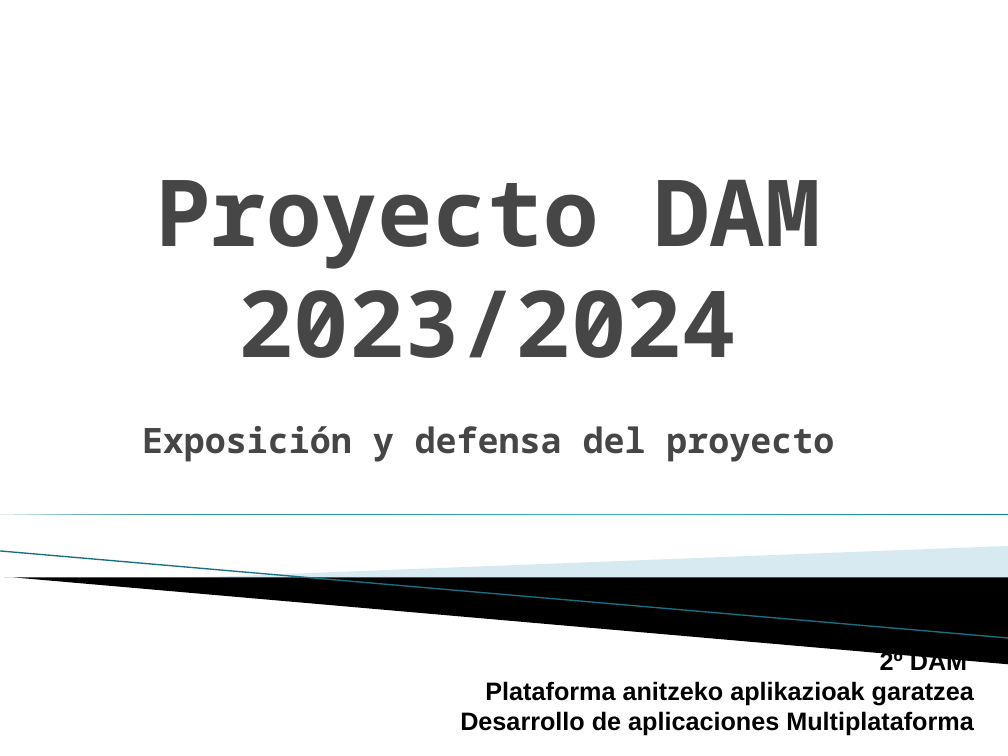
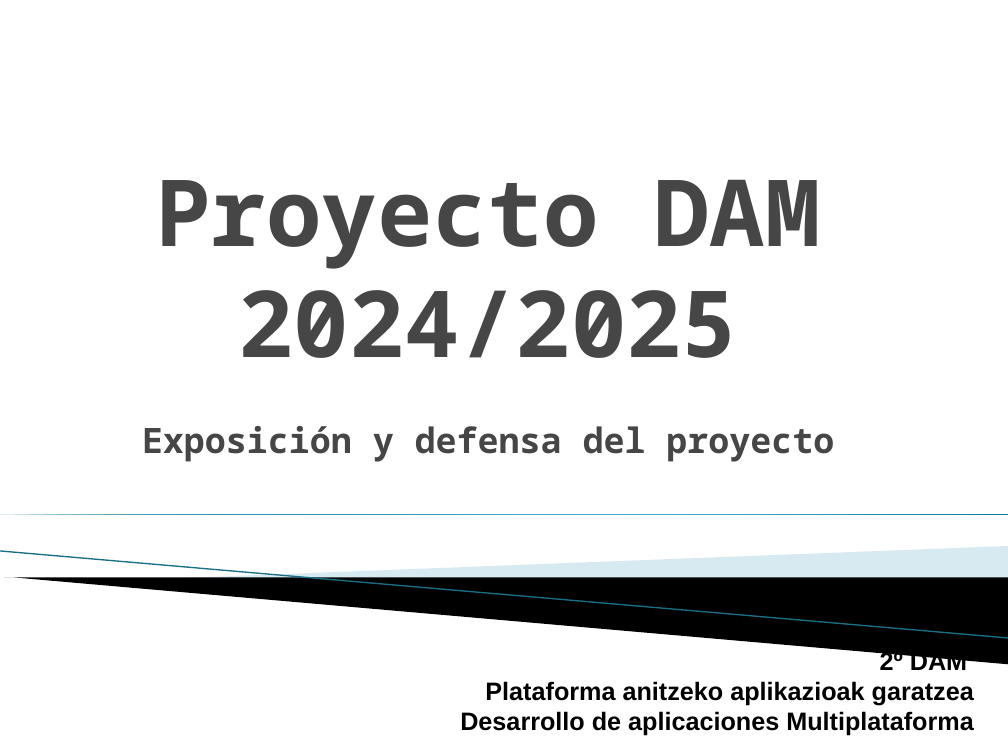
Before and after one commit to borjasaizbustamante/Proyecto-2DAM, a slide deck: slide 1 of Temario/UD04-Defensa del proyecto - Detalles.pptx. Drawn at 1008x756 pixels with LibreOffice and Linux fonts; fonts in the diff are those of the drawing; background and template pictures are left out. Boxes give left, top, right and bottom in pixels: in the first picture for what was removed or moved away, otherwise in the second. Text is boxed around its words. In the diff, an @@ line names an element or a change of style, - is before the commit and + after.

```diff
--- a/Temario/UD04-Defensa del proyecto - Detalles.pptx
+++ b/Temario/UD04-Defensa del proyecto - Detalles.pptx
@@ title at (142,179,834,462): text changed @@
-Proyecto DAM
-2023/2024
-Exposición y defensa del proyecto
+Proyecto DAM
+2024/2025
+Exposición y defensa del proyecto
```
Also in this commit, not shown: 5 other files.
